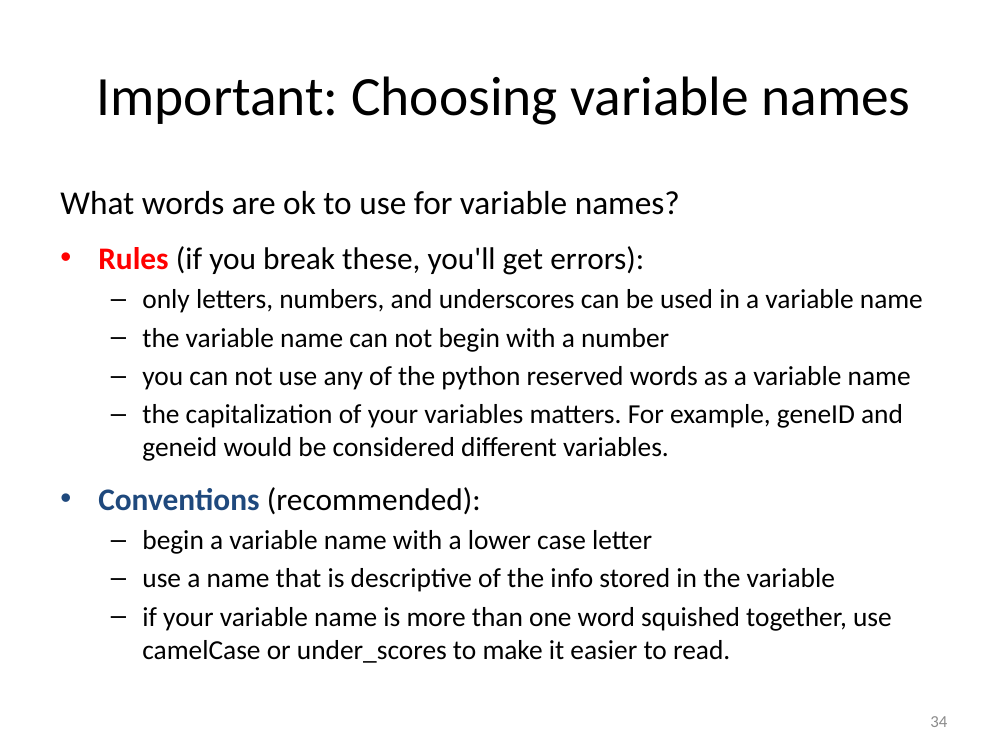
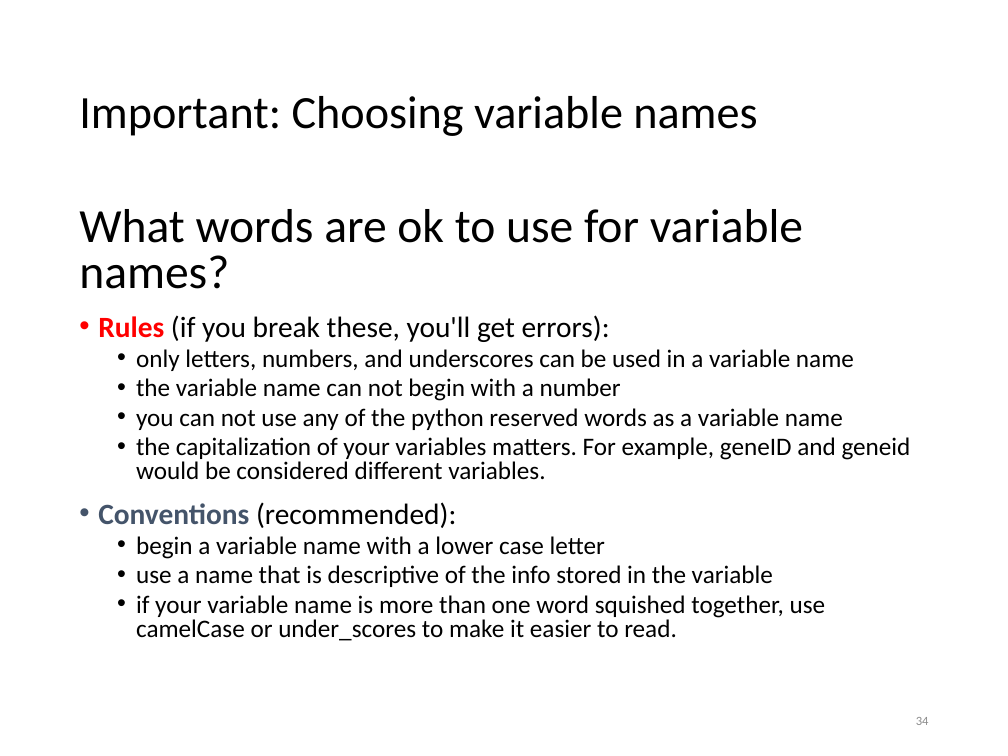
Before and after one commit to PennGCB/python_bootcamp, a slide deck: slide 34 of lab1/py27/lab1_introduction_to_python.pptx. Drawn at 1008x756 pixels with LibreOffice and Linux fonts; fonts in the diff are those of the drawing. Boxes give left, top, right and bottom in pixels: in the first picture for what was removed or moved away, otherwise in the second. Text is boxed around its words. In the diff, an @@ line names an element or a change of style, - is before the commit and + after.

```diff
--- a/lab1/py27/lab1_introduction_to_python.pptx
+++ b/lab1/py27/lab1_introduction_to_python.pptx
@@ title "Important: Choosing variable names": place and size @@
-title "Important: Choosing variable names" at bbox=[97, 76, 911, 125]
+title "Important: Choosing variable names" at bbox=[79, 96, 757, 136]
@@ title "Important: Choosing variable names" at bbox=[79, 96, 757, 136]: size 39.6 to 33 pt; alignment centre to left; line spacing 1 to 0.9 @@
@@ text "What words are ok to ...": place and size @@
-text "What words are ok to ..." at bbox=[60, 191, 923, 663]
+text "What words are ok to ..." at bbox=[79, 209, 911, 641]
@@ text "What words are ok to ..." at bbox=[79, 209, 911, 641]: size 23.8 to 34 pt in "What words are ok to use for ..."; size 22.4 to 21 pt in "Rules (if you break these, you'll get ...", "Conventions (recommended):"; size 19.6 to 18 pt in "only letters, numbers, and underscores can be ...", "the variable name can not begin with ...", "you can not use any of the ...", "the capitalization of your variables matters. For ..." and 3 more places; text colour #1F497D to #44546A in "Conventions"; line spacing 1 to 0.8; more space between paragraphs; indent changed; bullet – to • @@
@@ page number: place and size @@
-page number at bbox=[930, 716, 947, 727]
+page number at bbox=[916, 717, 929, 725]
@@ page number at bbox=[916, 717, 929, 725]: size 12 to 9 pt @@
```
Also in this commit, not shown: 64 other slides changed, 7 other files.
